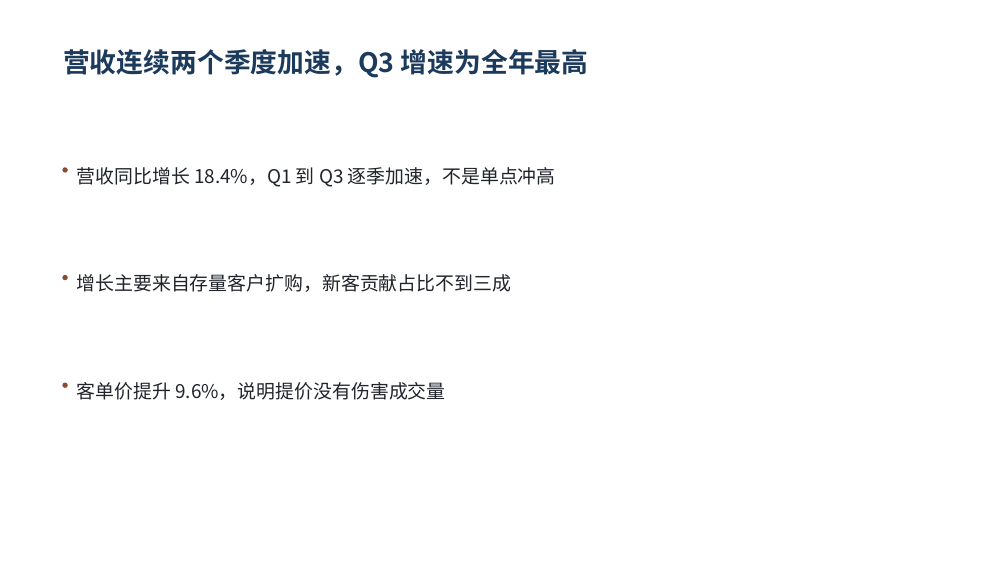
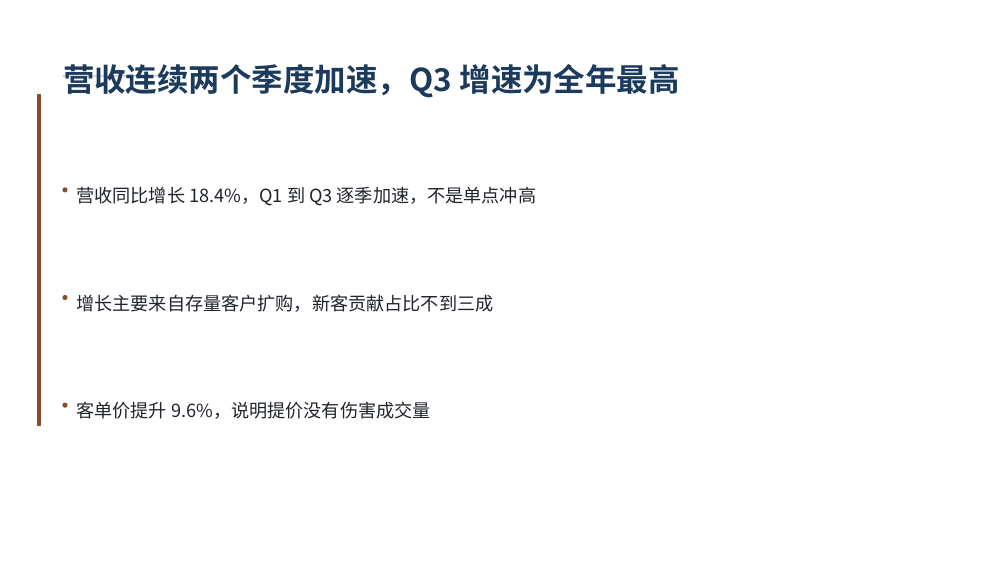
Before and after one commit to xzhengyu007-lang/ai-ppt, a slide deck: slide 4 of docs/examples/02-学术答辩.pptx. Drawn at 1008x567 pixels with LibreOffice and Linux fonts; fonts in the diff are those of the drawing. Boxes give left, top, right and bottom in pixels: in the first picture for what was removed or moved away, otherwise in the second. Text is boxed around its words. In the diff, an @@ line names an element or a change of style, - is before the commit and + after.

```diff
--- a/docs/examples/02-学术答辩.pptx
+++ b/docs/examples/02-学术答辩.pptx
@@ text "营收连续两个季度加速，Q3 增速为全年最高" moved from (x1=63, y1=49, x2=589, y2=78) to (x1=63, y1=64, x2=680, y2=98) @@
@@ text "营收连续两个季度加速，Q3 增速为全年最高" at (x1=63, y1=64, x2=680, y2=98): size 25.5 to 30 pt; line spacing 31.9pt to 37.5pt @@
@@ rectangle added at (x1=63, y1=76, x2=157, y2=76), fill #D7DCE3, outline #D7DCE3 1 pt @@
@@ rectangle added at (x1=38, y1=95, x2=40, y2=426), fill #8C4A2F, outline #8C4A2F 1 pt @@
@@ text "营收同比增长 18.4%，Q1 到 Q3 逐季加速，不是单点冲高" moved from (x1=77, y1=167, x2=556, y2=187) to (x1=76, y1=186, x2=536, y2=206) @@
@@ ellipse moved from (x1=63, y1=275, x2=67, y2=280) to (x1=63, y1=188, x2=67, y2=192) @@
@@ ellipse moved from (x1=63, y1=383, x2=67, y2=388) to (x1=63, y1=296, x2=67, y2=299) @@
@@ text "增长主要来自存量客户扩购，新客贡献占比不到三成" moved from (x1=77, y1=274, x2=512, y2=292) to (x1=76, y1=294, x2=493, y2=312) @@
@@ ellipse moved from (x1=63, y1=168, x2=67, y2=172) to (x1=63, y1=403, x2=67, y2=407) @@
@@ size 18 to 17.2 pt; line spacing 27.9pt to 26.7pt in 3 elements at (x1=76, y1=186, x2=536, y2=206), (x1=76, y1=294, x2=493, y2=312), (x1=76, y1=401, x2=430, y2=419) @@
@@ text "客单价提升 9.6%，说明提价没有伤害成交量" moved from (x1=77, y1=382, x2=445, y2=400) to (x1=76, y1=401, x2=430, y2=419) @@
```
Also in this commit, not shown: 9 other slides changed, 6 other files.
